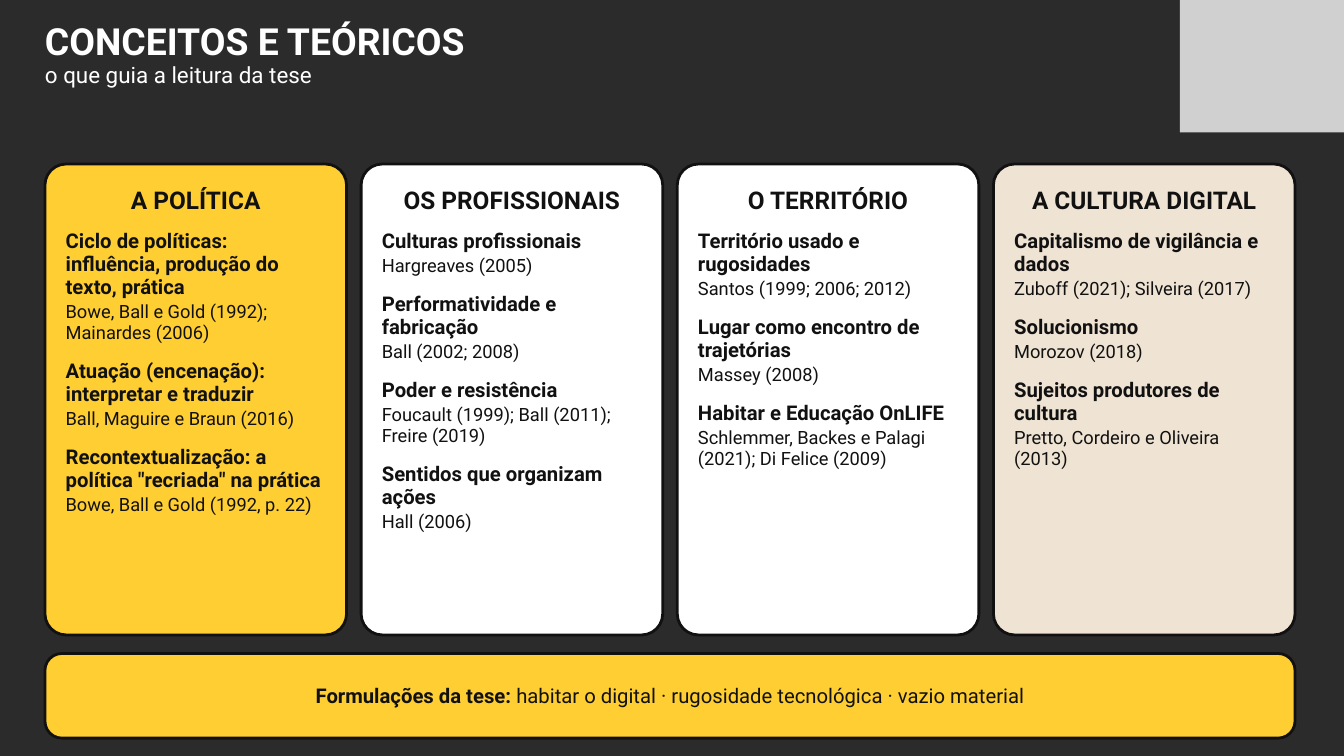
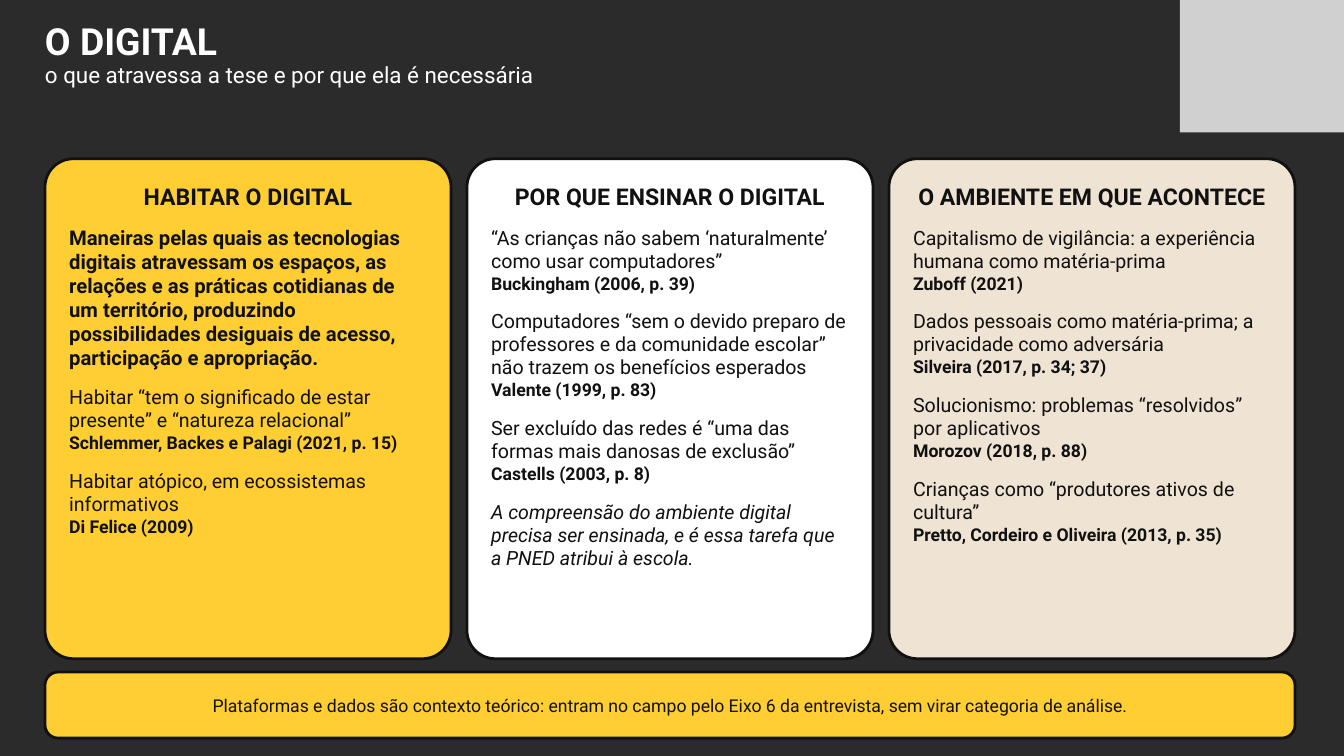
Before and after one commit to yzynya-beep/Tese, a slide deck: slide 15 of apresentacao_qualificacao/Qualificacao_PNED_Pipa.pptx. Drawn at 1344x756 pixels with LibreOffice and Linux fonts; fonts in the diff are those of the drawing; grey boxes stand for pictures; background and template pictures are left out; a plain dark background stands for a picture behind light text. Boxes give left, top, right and bottom in pixels: in the first picture for what was removed or moved away, otherwise in the second. Text is boxed around its words. In the diff, an @@ line names an element or a change of style, - is before the commit and + after.

```diff
--- a/apresentacao_qualificacao/Qualificacao_PNED_Pipa.pptx
+++ b/apresentacao_qualificacao/Qualificacao_PNED_Pipa.pptx
@@ text at (45,28,533,88): text changed @@
-CONCEITOS E TEÓRICOS
-o que guia a leitura da tese
+O DIGITAL
+o que atravessa a tese e por que ela é necessária
@@ rounded rectangle "HABITAR O DIGITAL": place and size @@
-rounded rectangle "HABITAR O DIGITAL" at (45,164,347,635)
+rounded rectangle "HABITAR O DIGITAL" at (45,159,451,659)
@@ rounded rectangle "POR QUE ENSINAR O DIGITAL": place and size @@
-rounded rectangle "POR QUE ENSINAR O DIGITAL" at (361,164,663,635)
+rounded rectangle "POR QUE ENSINAR O DIGITAL" at (467,159,873,659)
@@ rounded rectangle removed at (677,164,979,635) @@
-O TERRITÓRIO
-Território usado e rugosidades
-Santos (1999; 2006; 2012)
-Lugar como encontro de trajetórias
-Massey (2008)
-Habitar e Educação OnLIFE
-Schlemmer, Backes e Palagi (2021); Di Felice (2009)
@@ rounded rectangle "O AMBIENTE EM QUE ACONTECE": place and size @@
-rounded rectangle "O AMBIENTE EM QUE ACONTECE" at (993,164,1295,635)
+rounded rectangle "O AMBIENTE EM QUE ACONTECE" at (889,159,1295,659)
@@ text in rounded rectangle at (69,188,400,537): text changed @@
-A POLÍTICA
-Ciclo de políticas: influência, produção do texto, prática
-Bowe, Ball e Gold (1992); Mainardes (2006)
-Atuação (encenação): interpretar e traduzir
-Ball, Maguire e Braun (2016)
-Recontextualização: a política "recriada" na prática
-Bowe, Ball e Gold (1992, p. 22)
+HABITAR O DIGITAL
+Maneiras pelas quais as tecnologias digitais atravessam os espaços, as relações e as práticas cotidianas de um território, produzindo possibilidades desiguais de acesso, participação e apropriação.
+Habitar “tem o significado de estar presente” e “natureza relacional”
+Schlemmer, Backes e Palagi (2021, p. 15)
+Habitar atópico, em ecossistemas informativos
+Di Felice (2009)
@@ text in rounded rectangle at (491,188,845,566): text changed; size 21.8 to 21 pt; bold off @@
-OS PROFISSIONAIS
-Culturas profissionais
-Hargreaves (2005)
-Performatividade e fabricação
-Ball (2002; 2008)
-Poder e resistência
-Foucault (1999); Ball (2011); Freire (2019)
-Sentidos que organizam ações
-Hall (2006)
+POR QUE ENSINAR O DIGITAL
+“As crianças não sabem ‘naturalmente’ como usar computadores”
+Buckingham (2006, p. 39)
+Computadores “sem o devido preparo de professores e da comunidade escolar” não trazem os benefícios esperados
+Valente (1999, p. 83)
+Ser excluído das redes é “uma das formas mais danosas de exclusão”
+Castells (2003, p. 8)
+A compreensão do ambiente digital precisa ser ensinada, e é essa tarefa que a PNED atribui à escola.
@@ text in rounded rectangle at (913,188,1265,545): text changed; size 19.6 to 21 pt; bold off @@
-A CULTURA DIGITAL
-Capitalismo de vigilância e dados
-Zuboff (2021); Silveira (2017)
-Solucionismo
-Morozov (2018)
-Sujeitos produtores de cultura
-Pretto, Cordeiro e Oliveira (2013)
+O AMBIENTE EM QUE ACONTECE
+Capitalismo de vigilância: a experiência humana como matéria-prima
+Zuboff (2021)
+Dados pessoais como matéria-prima; a privacidade como adversária
+Silveira (2017, p. 34; 37)
+Solucionismo: problemas “resolvidos” por aplicativos
+Morozov (2018, p. 88)
+Crianças como “produtores ativos de cultura”
+Pretto, Cordeiro e Oliveira (2013, p. 35)
@@ rounded rectangle removed at (45,653,1295,738) @@
-Formulações da tese: habitar o digital · rugosidade tecnológica · vazio material
@@ rounded rectangle added at (45,672,1295,738), fill #FFCE32, outline #111111 3 pt, 18.9 pt, text #111111 @@
+Plataformas e dados são contexto teórico: entram no campo pelo Eixo 6 da entrevista, sem virar categoria de análise.
```
Also in this commit, not shown: 4 other slides changed, 6 other files.
